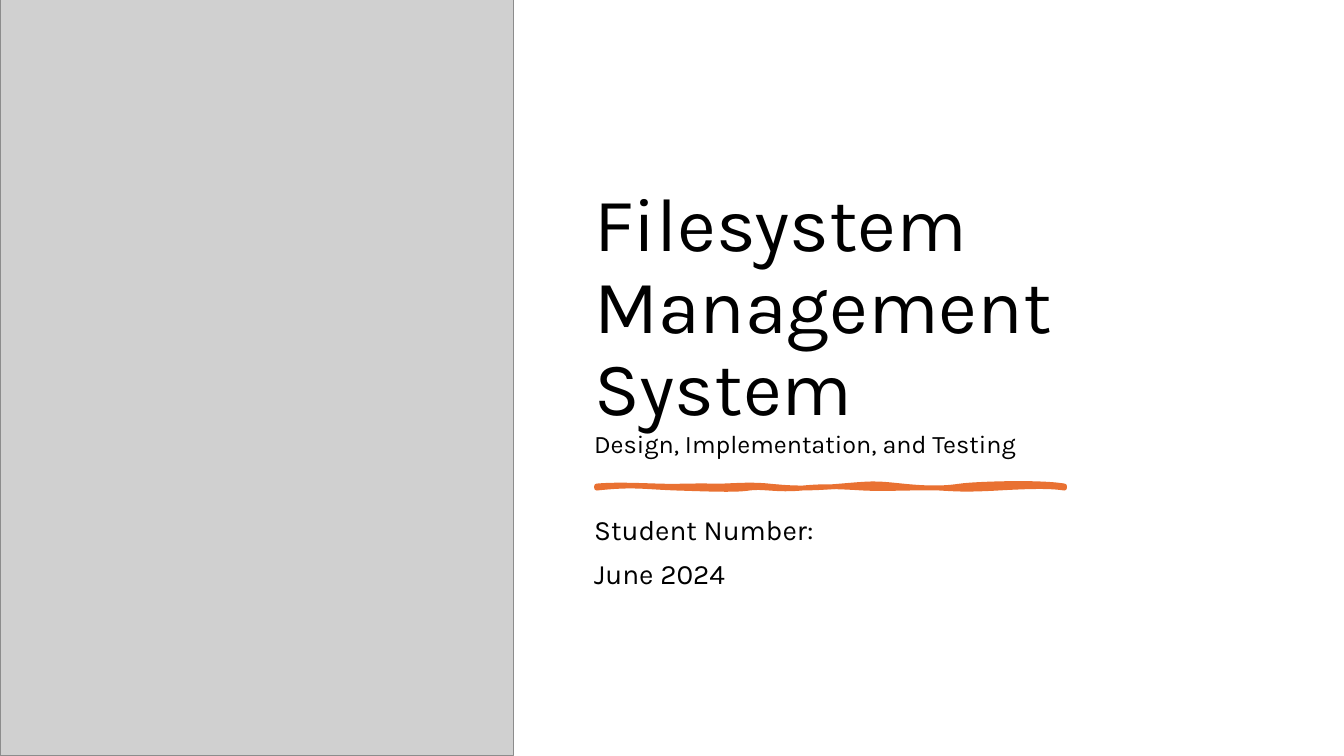
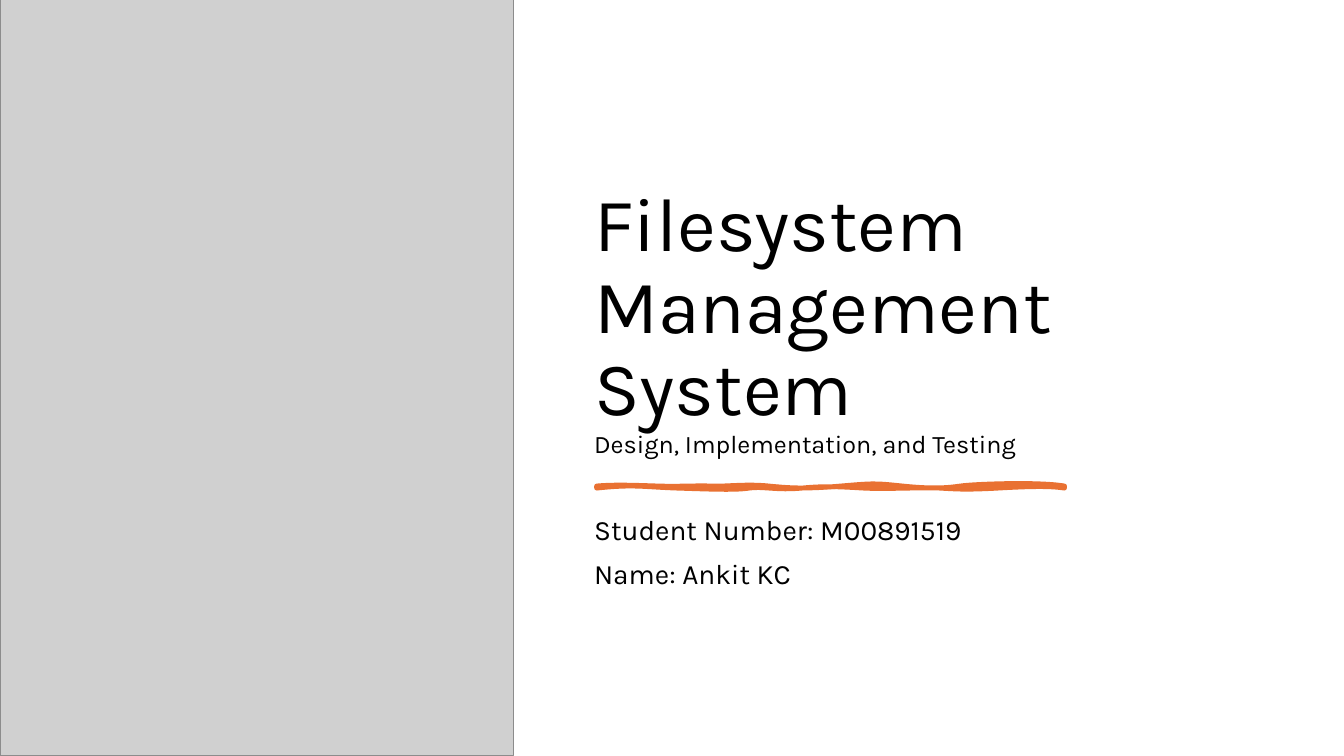
Before and after one commit to someone20233/File-System, a slide deck: slide 1 of presentation.pptx. Drawn at 1344x756 pixels with LibreOffice and Linux fonts; fonts in the diff are those of the drawing; grey boxes stand for pictures. Boxes give left, top, right and bottom in pixels: in the first picture for what was removed or moved away, otherwise in the second. Text is boxed around its words. In the diff, an @@ line names an element or a change of style, - is before the commit and + after.

```diff
--- a/presentation.pptx
+++ b/presentation.pptx
@@ subtitle at <box>594,521,961,585</box>: text changed @@
-Student Number:
-June 2024
+Student Number: M00891519
+Name: Ankit KC
```
